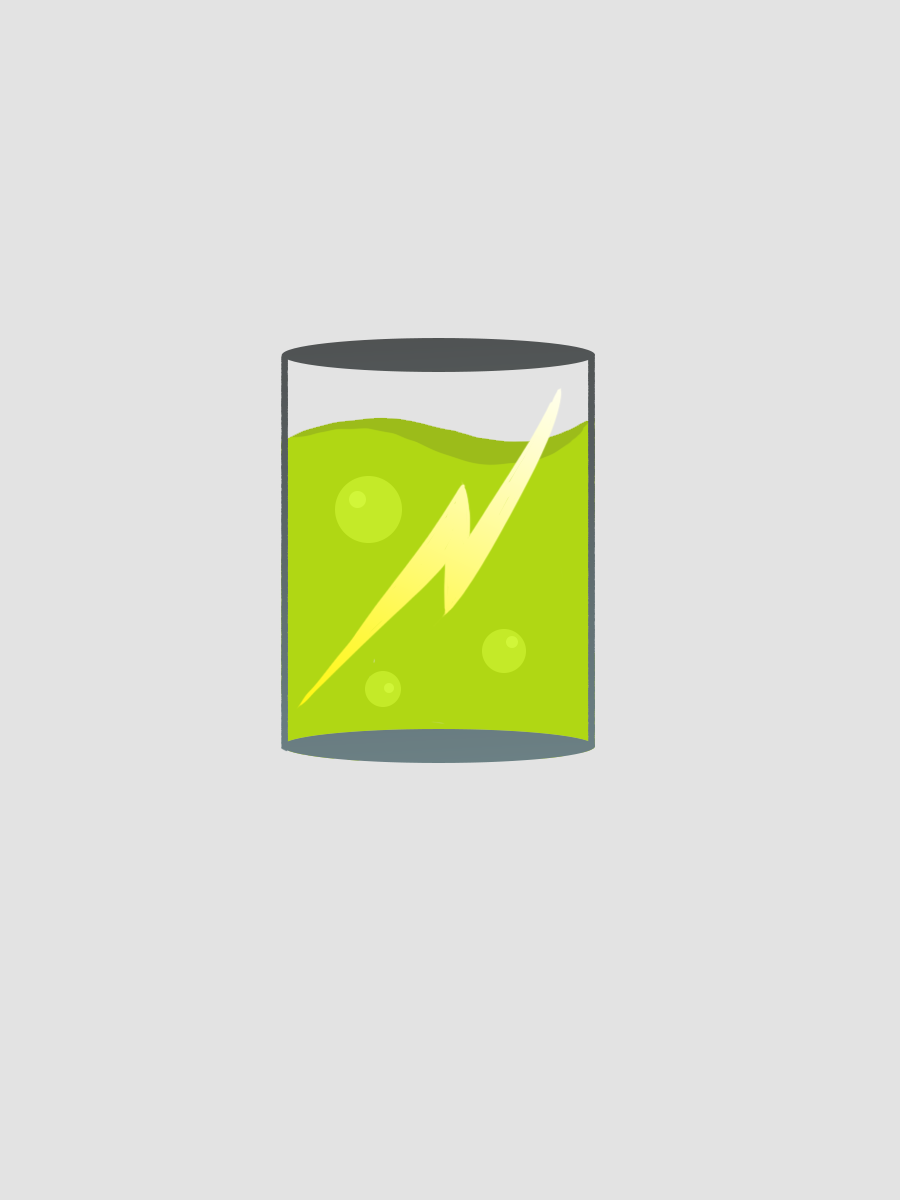
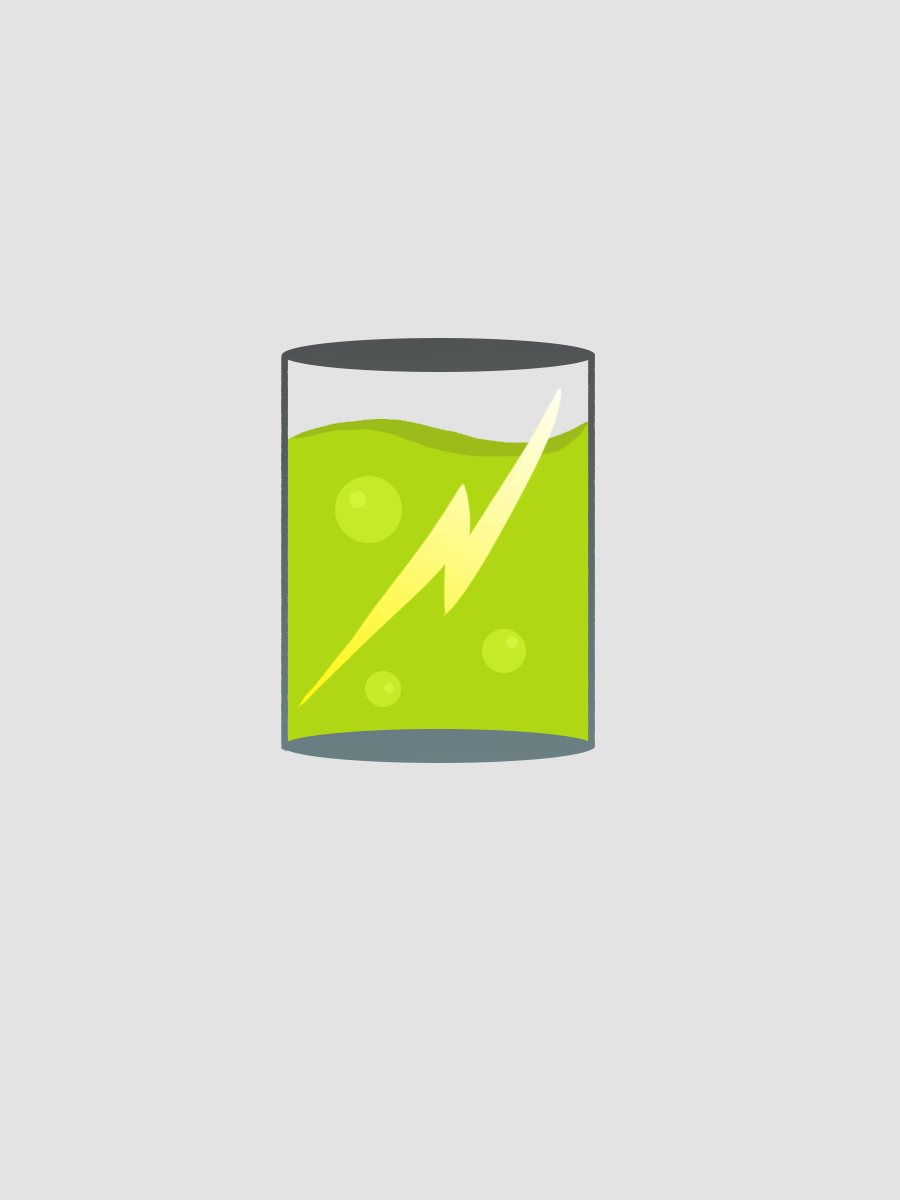
Revision of a layered 900 x 1200 image; what changed, layer by layer:
moved "bubulles" above "contenant" over [369, 658, 376, 678]
removed layer "liquide_6" over [281, 417, 595, 761]
added layer "Layer 6" above "liquide_interieur" over [288, 418, 588, 459]
added layer "liquide_interieur" above "interieur_masque" over [288, 458, 589, 742]
